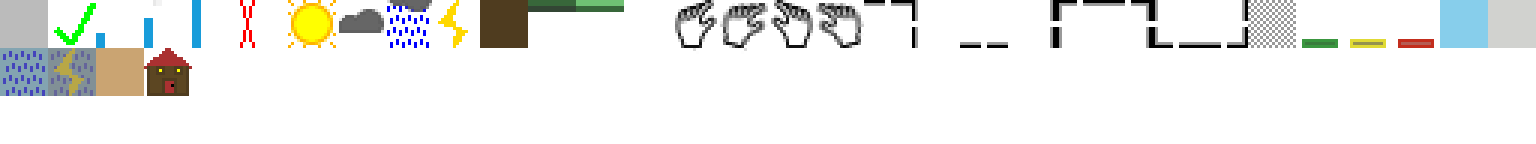
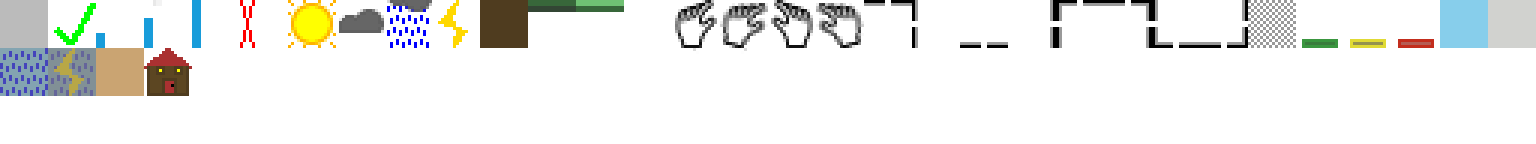
Layered file, before and after one edit (1536x144). Changes by layer:
painted on "sprites.png" over [0, 48, 48, 93]
